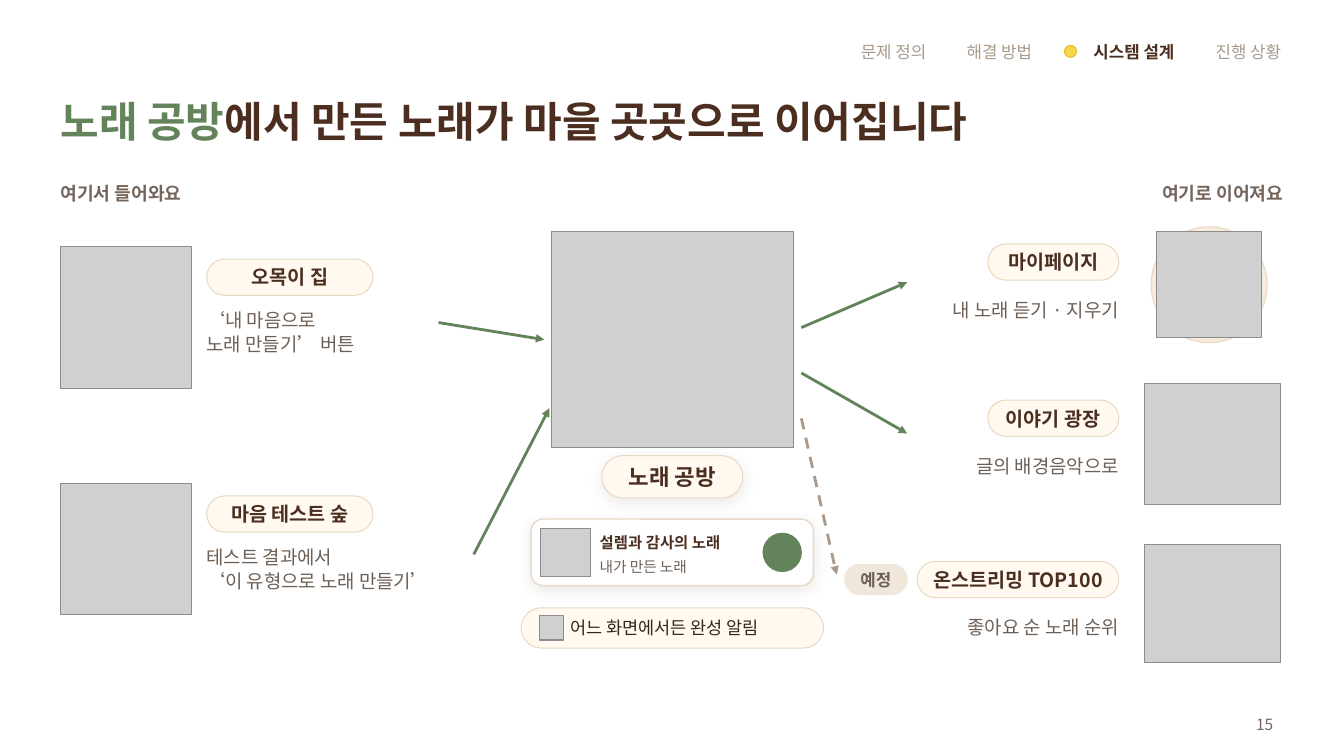
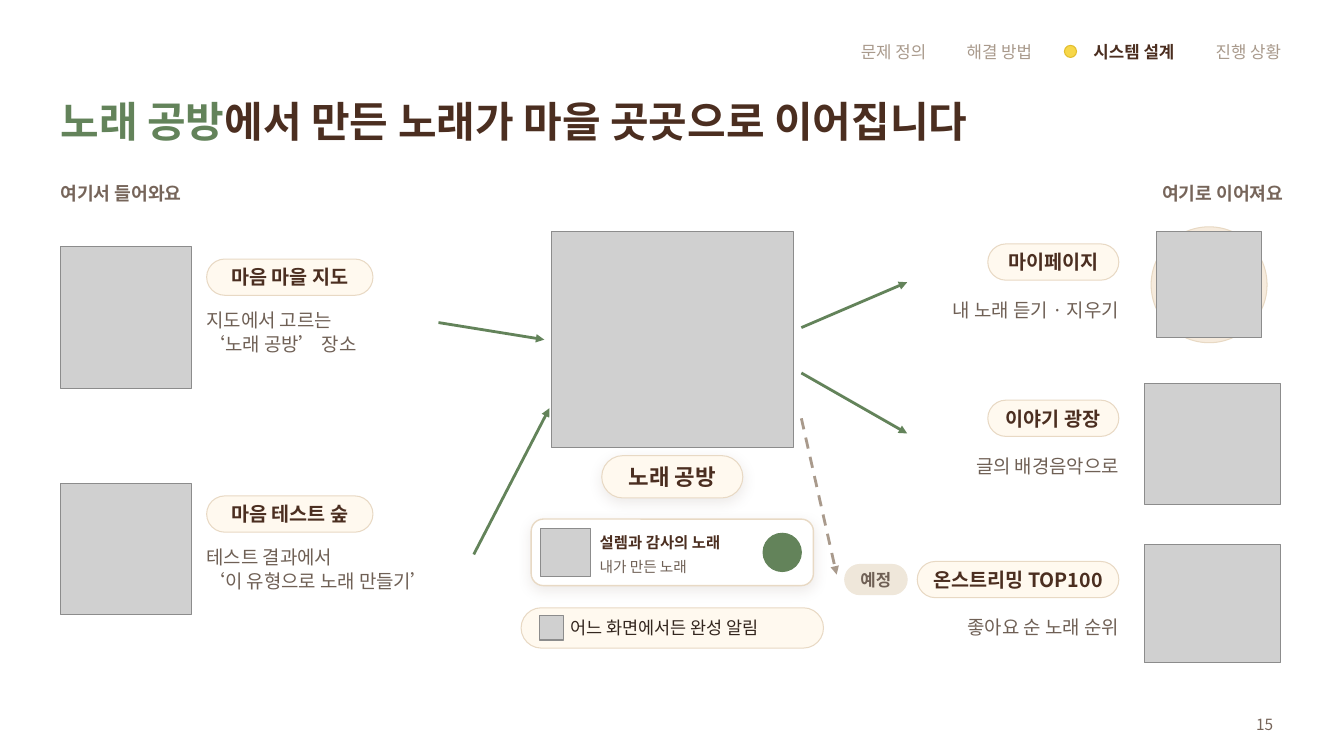
Before and after one commit to Auto-hyun/2026-2-OSSProj-Warmplus-05, a slide deck: slide 15 of doc/2_2_OSSProj_5_웜플러스_중간발표자료.pptx. Drawn at 1344x756 pixels with LibreOffice and Linux fonts; fonts in the diff are those of the drawing; grey boxes stand for pictures; background and template pictures are left out. Boxes give left, top, right and bottom in pixels: in the first picture for what was removed or moved away, otherwise in the second. Text is boxed around its words. In the diff, an @@ line names an element or a change of style, - is before the commit and + after.

Commit message:
중간발표자료 홈 화면 목업을 PR #5 개편 화면으로 교체, 사라진 버튼 설명 수정

```diff
--- a/doc/2_2_OSSProj_5_웜플러스_중간발표자료.pptx
+++ b/doc/2_2_OSSProj_5_웜플러스_중간발표자료.pptx
@@ text in rounded rectangle at [231, 267, 348, 286]: text changed @@
-오목이 집
+마음 마을 지도
@@ text at [207, 311, 357, 353]: text changed @@
-‘내 마음으로
-노래 만들기’ 버튼
+지도에서 고르는
+‘노래 공방’ 장소
```
Also in this commit, not shown: 2 other slides changed.
